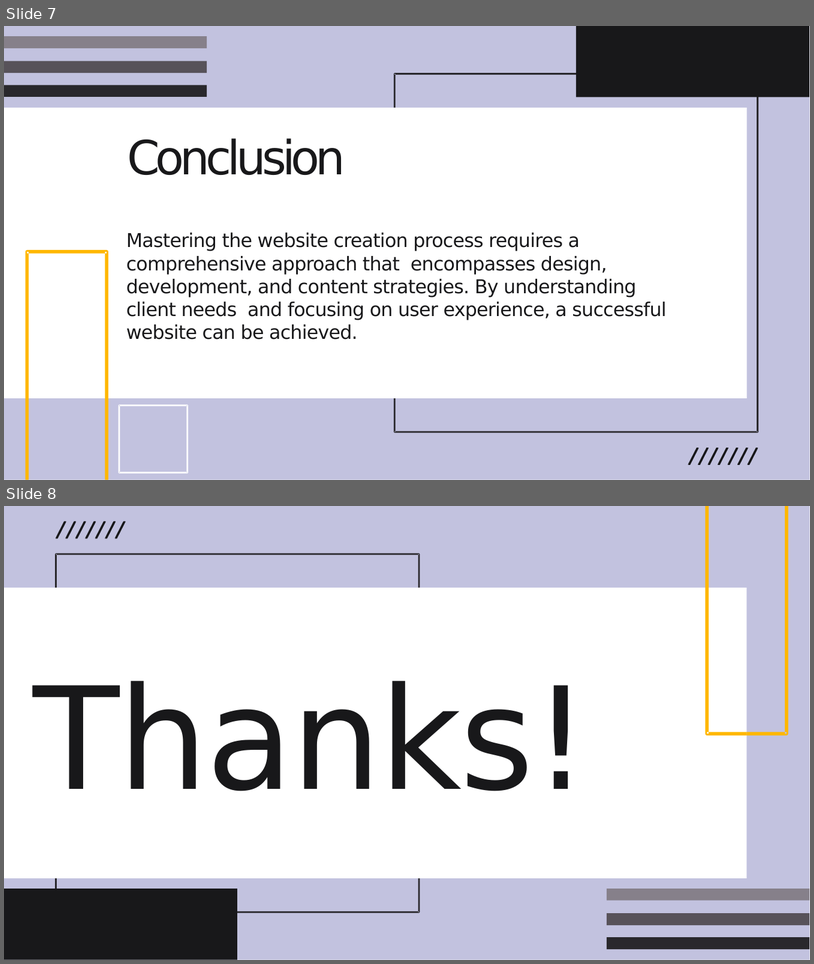
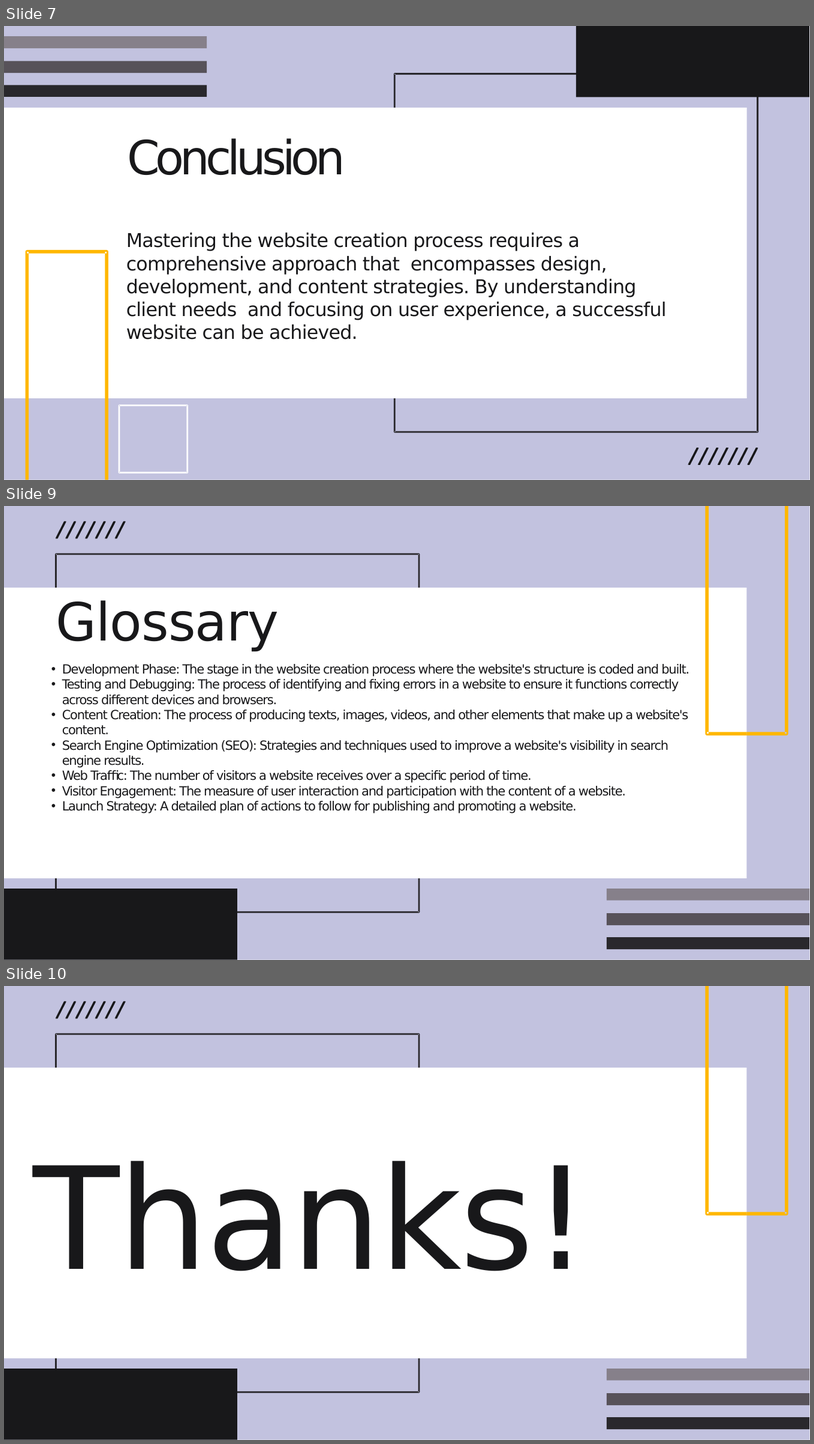
Before and after one commit to rossy1668/Clasess, a slide deck: ProyectoEnglish.pptx. Shown one above the other, each under a label of ours: slides 7 and 8 before the commit, slides 7, 9 and 10 after it; the slides between them are not shown. The pictures are 814x964 and 814x1444 pixels, drawn with LibreOffice and Linux fonts; fonts in the diff are those of the drawing. Boxes give left, top, right and bottom in pixels: in the first picture for what was removed or moved away, otherwise in the second. Text is boxed around its words. In the diff, an @@ line names an element or a change of style, - is before the commit and + after.

```diff
--- a/ProyectoEnglish.pptx
+++ b/ProyectoEnglish.pptx
@@ slide 9 added at (4, 506, 810, 960), background #FFFFFF @@
@@ freeform shape added at (4, 506, 810, 959), fill #C2C2DF @@
@@ freeform shape added at (56, 522, 66, 538), fill #18181A @@
@@ freeform shape added at (56, 522, 66, 538), fill #18181A @@
@@ freeform shape added at (65, 522, 76, 538), fill #18181A @@
@@ freeform shape added at (66, 522, 76, 538), fill #18181A @@
@@ freeform shape added at (75, 522, 86, 538), fill #18181A @@
@@ freeform shape added at (76, 522, 86, 538), fill #18181A @@
@@ freeform shape added at (85, 522, 96, 538), fill #18181A @@
@@ freeform shape added at (86, 522, 96, 538), fill #18181A @@
@@ freeform shape added at (95, 522, 106, 538), fill #18181A @@
@@ freeform shape added at (96, 522, 105, 538), fill #18181A @@
@@ freeform shape added at (105, 522, 116, 538), fill #18181A @@
@@ freeform shape added at (105, 522, 115, 538), fill #18181A @@
@@ freeform shape added at (115, 522, 125, 538), fill #18181A @@
@@ freeform shape added at (115, 522, 126, 538), fill #18181A @@
@@ freeform shape added at (705, 506, 747, 735), fill #FFB700 @@
@@ freeform shape added at (747, 506, 789, 735), fill #FFB700 @@
@@ freeform shape added at (55, 553, 420, 913), fill #29282C @@
@@ freeform shape added at (4, 588, 747, 878), fill #FFFFFF @@
@@ text added at (56, 600, 279, 651), 93.9 pt, text #18181A @@
+Glossary
@@ text added at (62, 664, 690, 813), 22.6 pt, text #18181A @@
+  • Development Phase: The stage in the website creation process where the website's structure is coded and built.
+  • Testing and Debugging: The process of identifying and fixing errors in a website to ensure it functions correctly across different devices and browsers.
+  • Content Creation: The process of producing texts, images, videos, and other elements that make up a website's content.
+  • Search Engine Optimization (SEO): Strategies and techniques used to improve a website's visibility in search engine results.
+  • Web Traffic: The number of visitors a website receives over a specific period of time.
+  • Visitor Engagement: The measure of user interaction and participation with the content of a website.
+  • Launch Strategy: A detailed plan of actions to follow for publishing and promoting a website.
@@ freeform shape added at (4, 888, 237, 959), fill #18181A @@
@@ freeform shape added at (607, 888, 810, 900), fill #86808A @@
@@ freeform shape added at (607, 913, 810, 925), fill #575259 @@
@@ freeform shape added at (607, 937, 810, 949), fill #29282C @@
@@ what was slide 8 is now slide 10 @@
```
Also in this commit, not shown: 2 slides changed, 1 other slide added, 1 other file.
